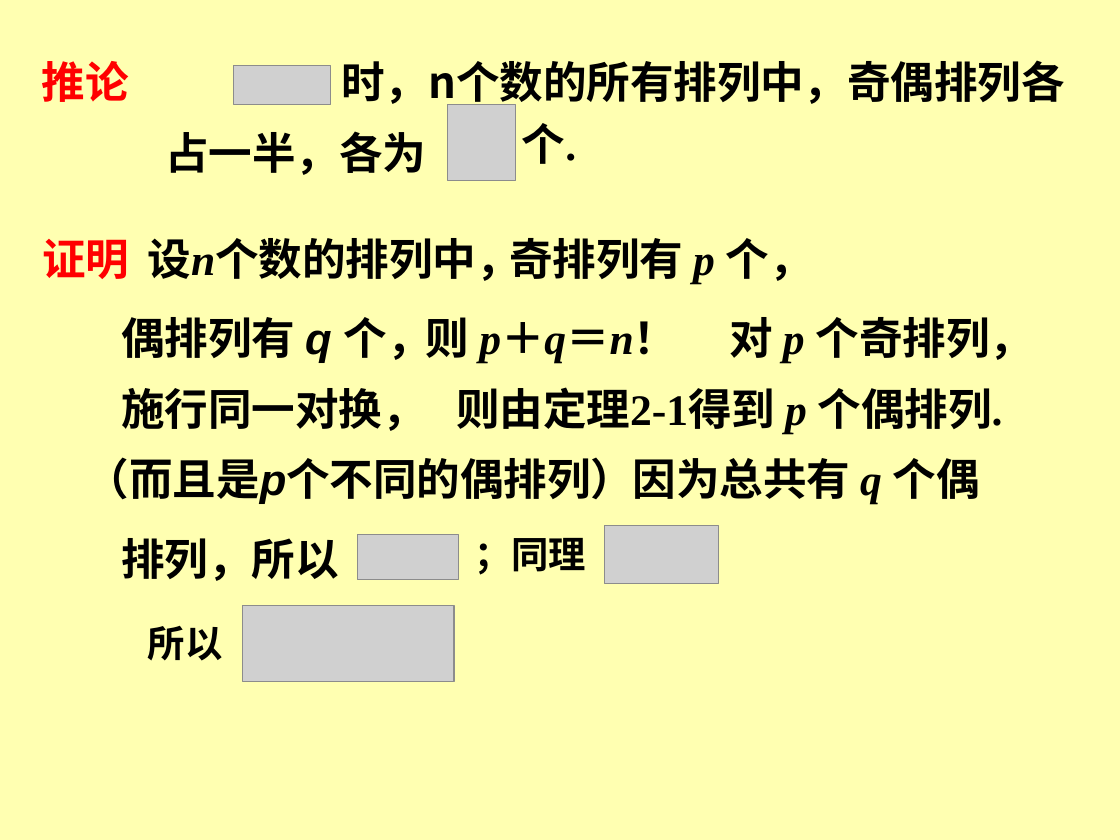
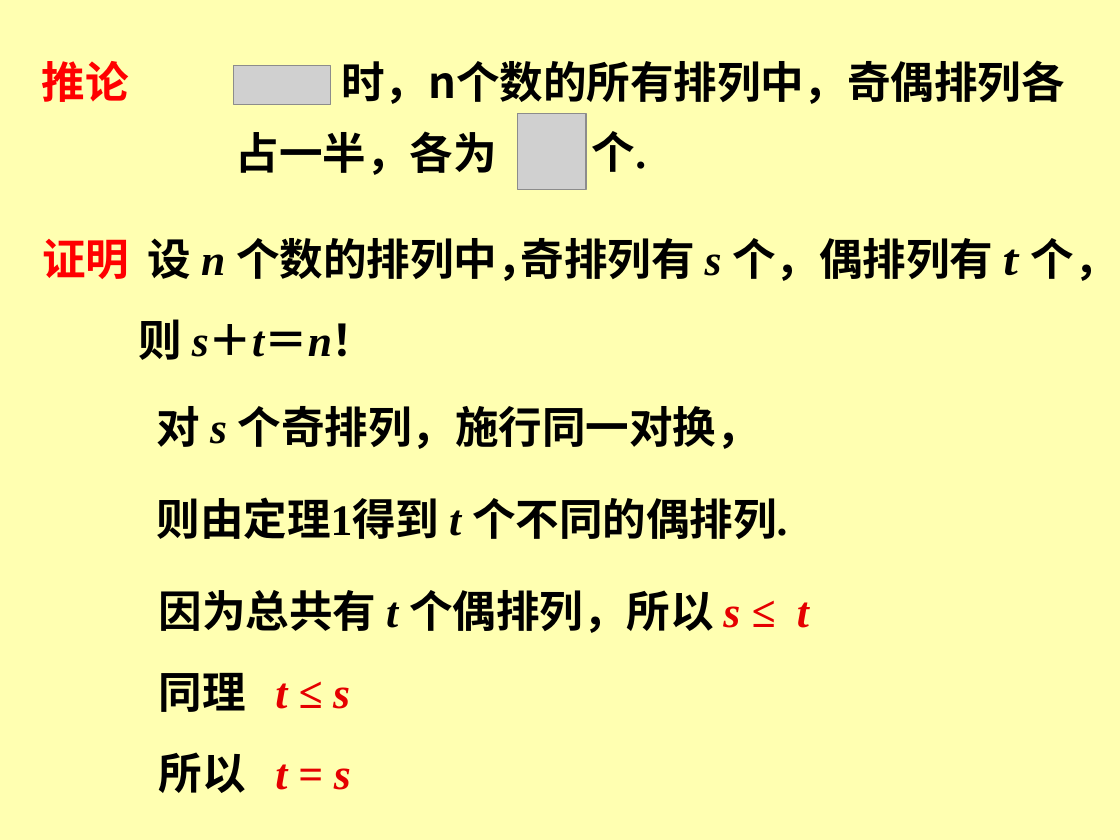
Before and after one commit to zhangbiaomath/zhangbiaomath.github.io, a slide deck: slide 33 of teaching/高等代数/课件/第2章-行列式.ppt. Drawn at 1120x840 pixels with LibreOffice and Linux fonts; fonts in the diff are those of the drawing; grey boxes stand for pictures. Boxes give left, top, right and bottom in pixels: in the first picture for what was removed or moved away, otherwise in the second. Text is boxed around its words. In the diff, an @@ line names an element or a change of style, - is before the commit and + after.

Commit message:
dd

```diff
--- a/teaching/高等代数/课件/第2章-行列式.ppt
+++ b/teaching/高等代数/课件/第2章-行列式.ppt
@@ picture: place and size @@
-picture at box(447, 104, 515, 180)
+picture at box(517, 113, 586, 189)
@@ text "占一半，各为": place and size @@
-text "占一半，各为" at box(165, 131, 426, 175)
+text "占一半，各为" at box(236, 131, 497, 175)
@@ text "个.": place and size @@
-text "个." at box(522, 123, 576, 164)
+text "个." at box(592, 131, 646, 172)
@@ text at box(148, 238, 541, 281): spaces changed @@
-设n个数的排列中，
+设 n 个数的排列中，
@@ text at box(521, 238, 1118, 281): text changed @@
-奇排列有 p 个，
+奇排列有 s 个，偶排列有 t 个，
@@ text removed at box(121, 317, 431, 363) @@
-偶排列有 q 个，
@@ text added at box(138, 319, 376, 360), 28 pt, text #000000, bold @@
+则 s＋t＝n！
@@ text removed at box(426, 317, 677, 363) @@
-则 p＋q＝n！
@@ text removed at box(730, 317, 1034, 363) @@
-对 p 个奇排列，
@@ text removed at box(456, 387, 1003, 433) @@
-则由定理2-1得到 p 个偶排列.
@@ text at box(157, 406, 760, 449): text changed; font Arial to Times New Roman @@
-施行同一对换，
+对 s 个奇排列，施行同一对换，
@@ text at box(157, 497, 787, 539): text changed; font Arial to Times New Roman @@
-（而且是p个不同的偶排列）
+则由定理1得到 t 个不同的偶排列.
@@ text removed at box(121, 538, 339, 581) @@
-排列，所以
@@ picture removed at box(357, 534, 458, 579) @@
@@ picture removed at box(604, 525, 718, 582) @@
@@ text at box(159, 590, 809, 633): text changed @@
-因为总共有 q 个偶
+因为总共有 t 个偶排列，所以 s ≤ t
@@ picture removed at box(242, 605, 454, 681) @@
@@ text at box(159, 673, 350, 712): text changed; size 24 to 28 pt; text colour #000000 to #E50000; italic on @@
-；同理
+同理 t ≤ s
@@ text at box(159, 752, 351, 793): text changed; size 24 to 28 pt; text colour #000000 to #E50000; italic on @@
-所以
+所以 t = s
```
Also in this commit, not shown: 14 other slides changed, 5 slides removed.
